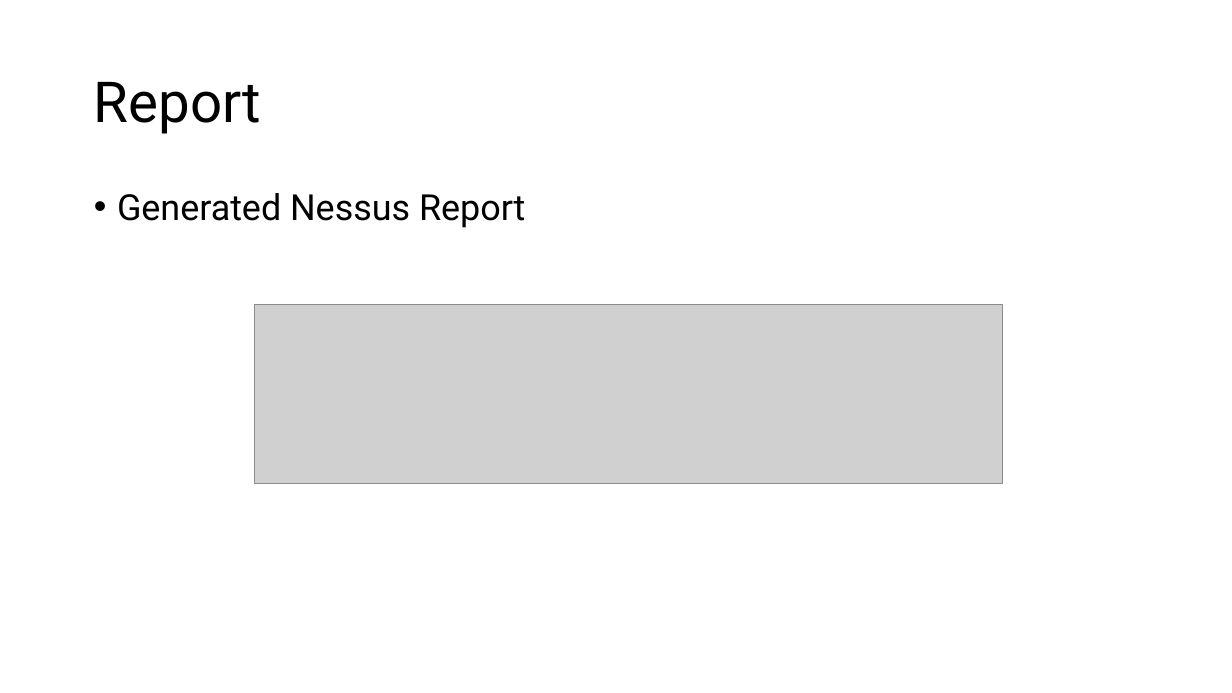
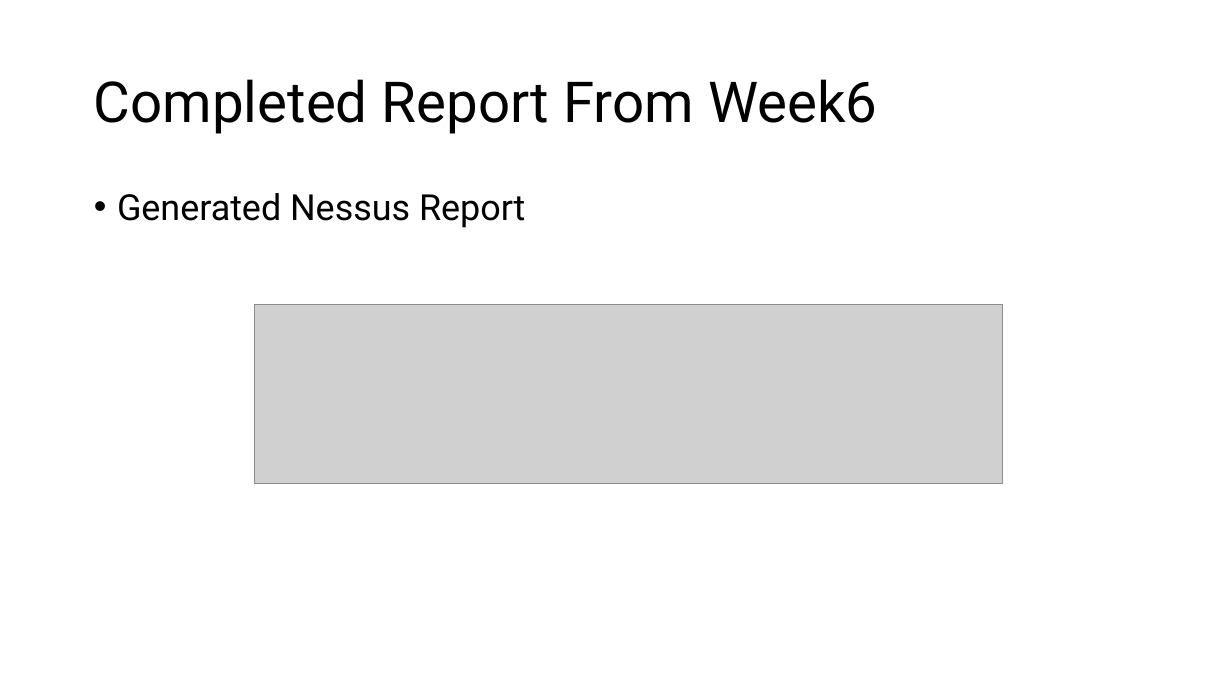
Before and after one commit to crimescene123/cyber, a slide deck: slide 2 of Week7 Activites.pptx. Drawn at 1232x693 pixels with LibreOffice and Linux fonts; fonts in the diff are those of the drawing; grey boxes stand for pictures. Boxes give left, top, right and bottom in pixels: in the first picture for what was removed or moved away, otherwise in the second. Text is boxed around its words. In the diff, an @@ line names an element or a change of style, - is before the commit and + after.

```diff
--- a/Week7 Activites.pptx
+++ b/Week7 Activites.pptx
@@ title at bbox=[94, 79, 877, 134]: text changed @@
-Report
+Completed Report From Week6
```
Also in this commit, not shown: 5 slides added, 2 other files.
